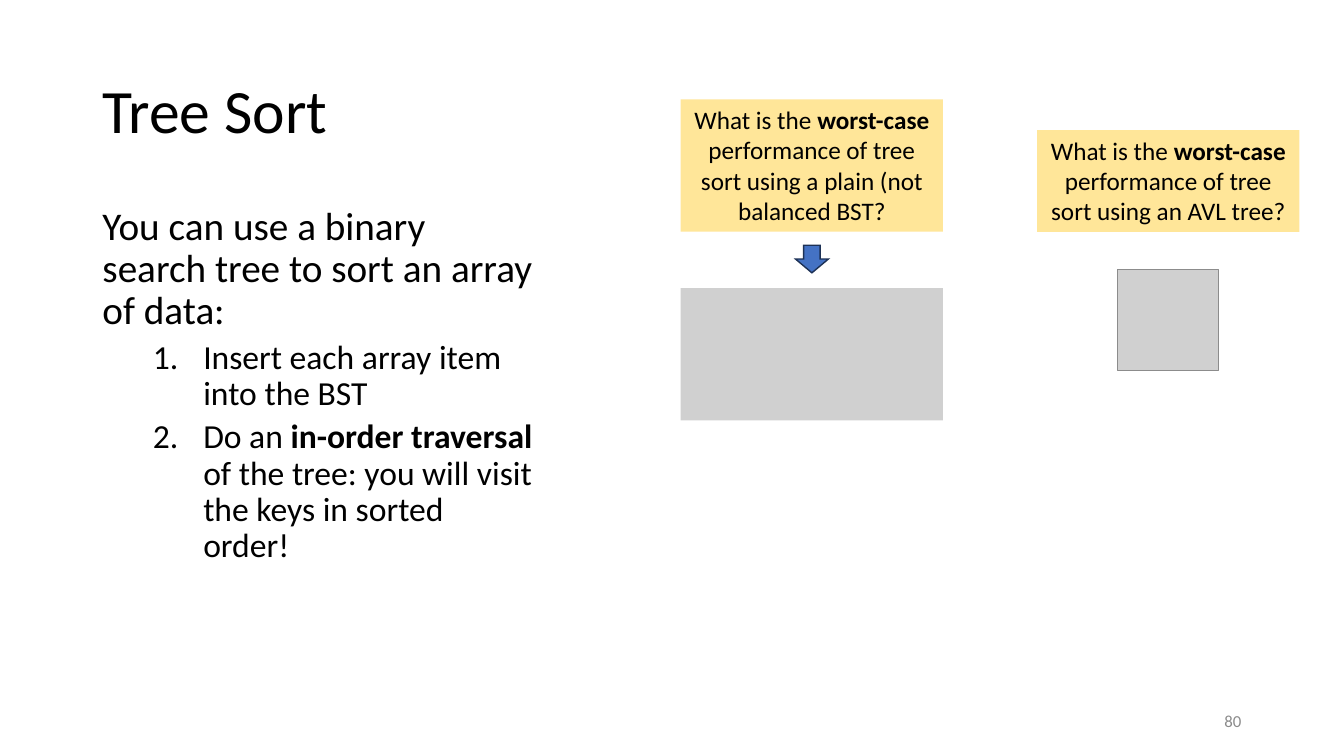
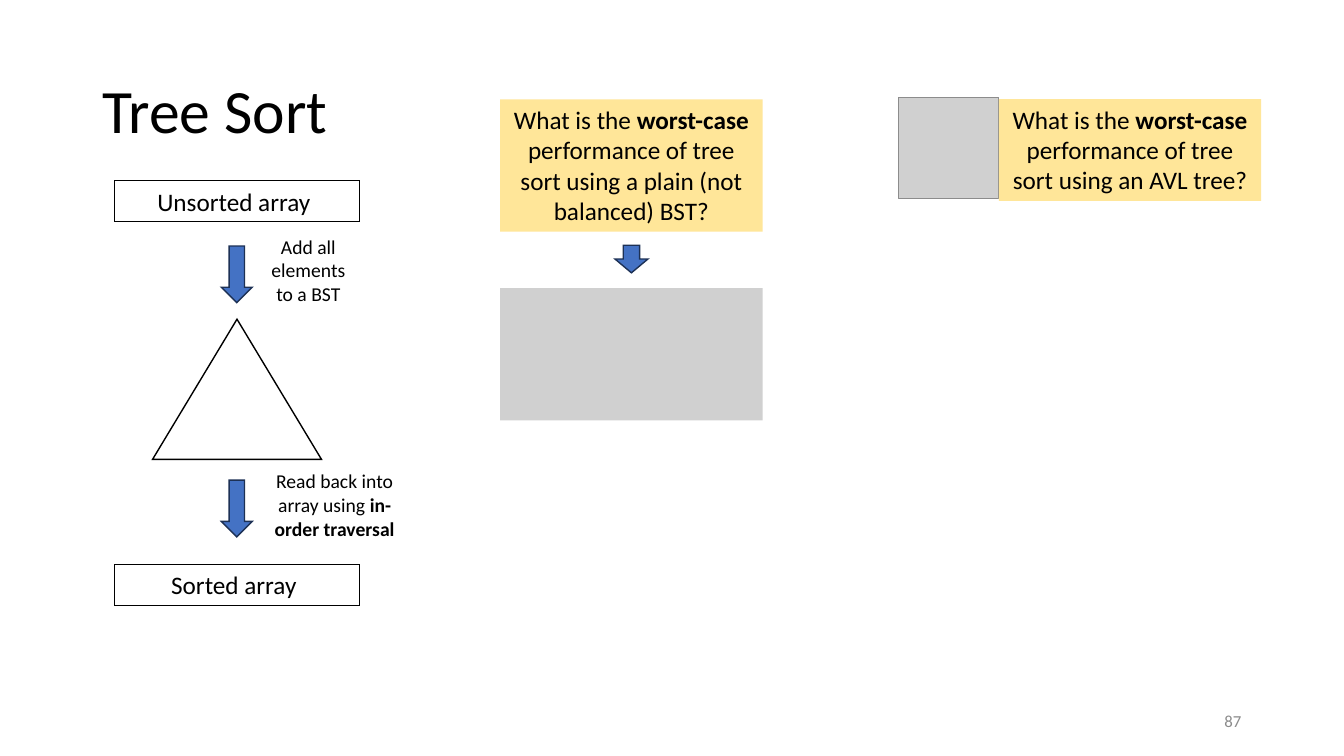
Before and after one commit to tjd1234/cmpt225summer2023, a slide deck: slide 87 of lecture_notes/week10/week10_BST.pptx (slide 80 before the commit). Drawn at 1344x756 pixels with LibreOffice and Linux fonts; fonts in the diff are those of the drawing; grey boxes stand for pictures. Boxes give left, top, right and bottom in pixels: in the first picture for what was removed or moved away, otherwise in the second. Text is boxed around its words. In the diff, an @@ line names an element or a change of style, - is before the commit and + after.

```diff
--- a/lecture_notes/week10/week10_BST.pptx
+++ b/lecture_notes/week10/week10_BST.pptx
@@ rectangle "What is the worst-case performance ...": place and size @@
-rectangle "What is the worst-case performance ..." at <box>681,100,943,232</box>
+rectangle "What is the worst-case performance ..." at <box>500,100,762,232</box>
@@ text in rectangle at <box>514,111,749,224</box>: text changed @@
-What is the worst-case performance of tree sort using a plain (not balanced BST?
+What is the worst-case performance of tree sort using a plain (not balanced) BST?
@@ picture: place and size @@
-picture at <box>1118,269,1219,370</box>
+picture at <box>898,98,999,199</box>
@@ rectangle "What is the worst-case performance ...": place and size @@
-rectangle "What is the worst-case performance ..." at <box>1037,130,1300,232</box>
+rectangle "What is the worst-case performance ..." at <box>999,99,1261,201</box>
@@ text removed at <box>102,212,532,558</box> @@
-You can use a binary search tree to sort an array of data:
-  1. Insert each array item into the BST
-  2. Do an in-order traversal of the tree: you will visit the keys in sorted order!
@@ down arrow: place and size @@
-down arrow at <box>796,245,829,272</box>
+down arrow at <box>615,245,648,272</box>
@@ picture added at <box>500,288,762,420</box> @@
@@ picture removed at <box>681,288,943,420</box> @@
@@ group added at <box>114,180,395,605</box>: 2 rectangles, 2 down arrows, 2 texts, 1 triangle @@
+Unsorted array
+Add all elements to a BST
+Sorted array
+Read back into array using in-order traversal
@@ page number at <box>1224,715,1241,727</box>: text changed @@
-80
+87
```
Also in this commit, not shown: 4 other slides changed, 7 slides added.
